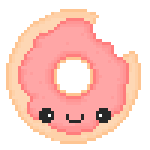
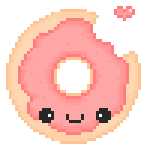
The second w=150, h=150 image is a revision of the first. Changes to its layers:
added group "Effects" with 9 layers above "Bubble" over [114, 6, 135, 21]
added layer "single_heart_1" in group "Effects" over [114, 6, 135, 21]
showed "BG" over [114, 6, 135, 21]
